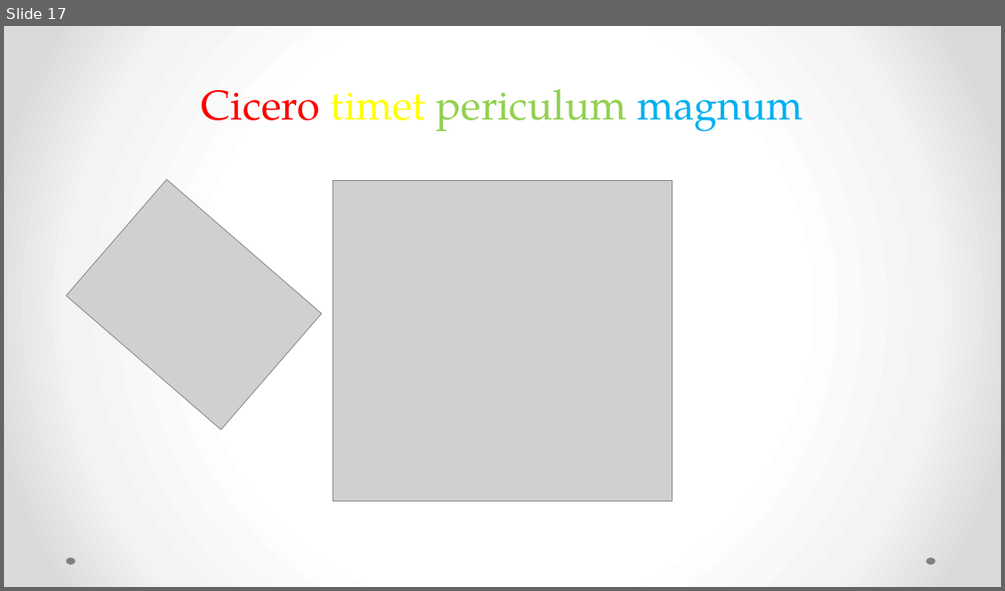
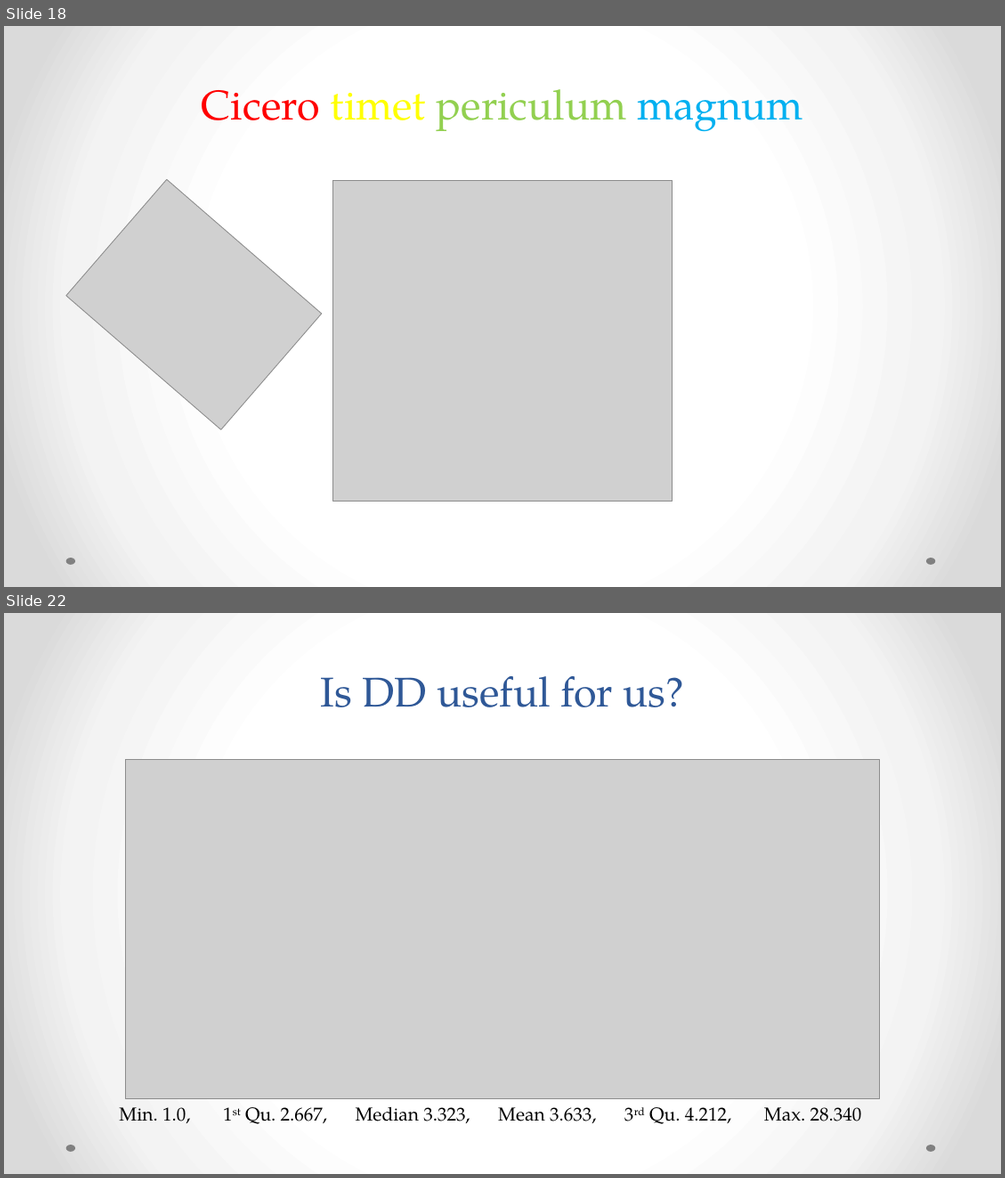
Before and after one commit to rgorman/syntacto_stylistics, a slide deck: Presentations/CAMWS_2016/Gorman_camws_2016.pptx. Shown one above the other, each under a label of ours: slide 17 before the commit, slides 18 and 22 after it; the slides between them are not shown. The pictures are 1005x591 and 1005x1178 pixels, drawn with LibreOffice and Linux fonts; fonts in the diff are those of the drawing; grey boxes stand for pictures. Boxes give left, top, right and bottom in pixels: in the first picture for what was removed or moved away, otherwise in the second. Text is boxed around its words. In the diff, an @@ line names an element or a change of style, - is before the commit and + after.

```diff
--- a/Presentations/CAMWS_2016/Gorman_camws_2016.pptx
+++ b/Presentations/CAMWS_2016/Gorman_camws_2016.pptx
@@ slide 22 added at [4,613,1001,1174], background gradient #FFFFFF to #F4F4F4 to #DADADA; not listed: 2 template elements that a slide beside it also shows @@
@@ title added at [321,676,685,707], 40 pt, text #2F5897 @@
+Is DD useful for us?
@@ picture added at [125,759,880,1098] @@
@@ text added at [119,1106,862,1124], 18 pt, text #000000 @@
+Min. 1.0, 1st Qu. 2.667, Median 3.323, Mean 3.633, 3rd Qu. 4.212, Max. 28.340
@@ what was slide 17 is now slide 18 @@
```
Also in this commit, not shown: 1 slide changed, 7 other slides added, 7 slides removed, 3 other files.
